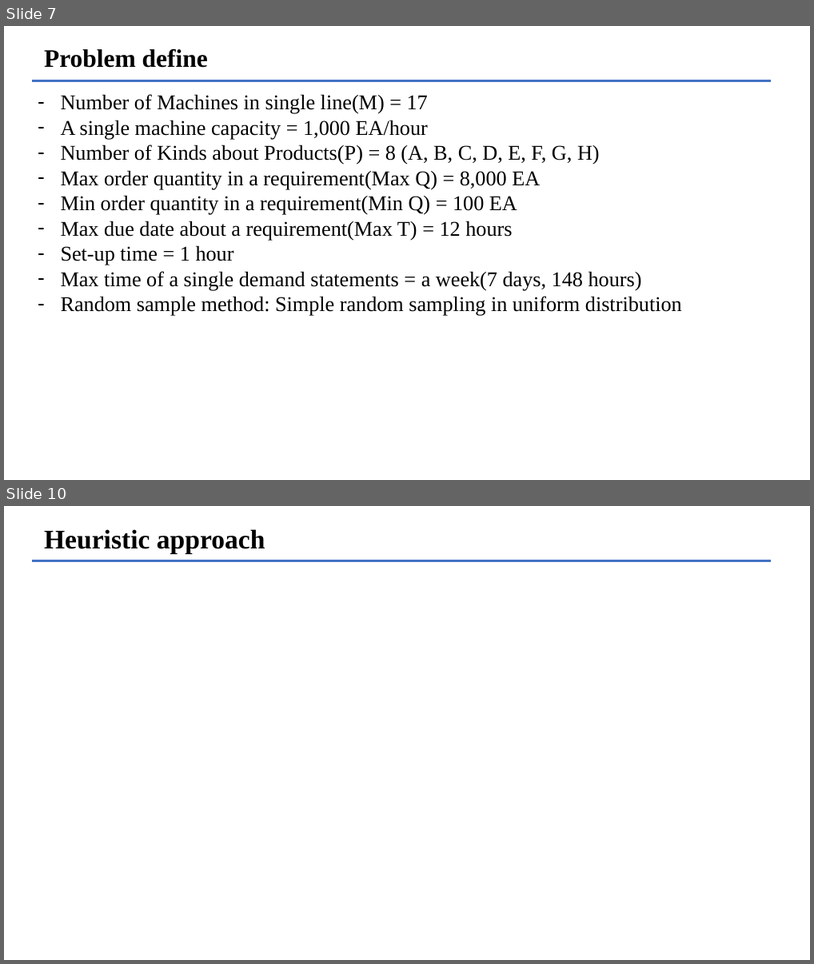
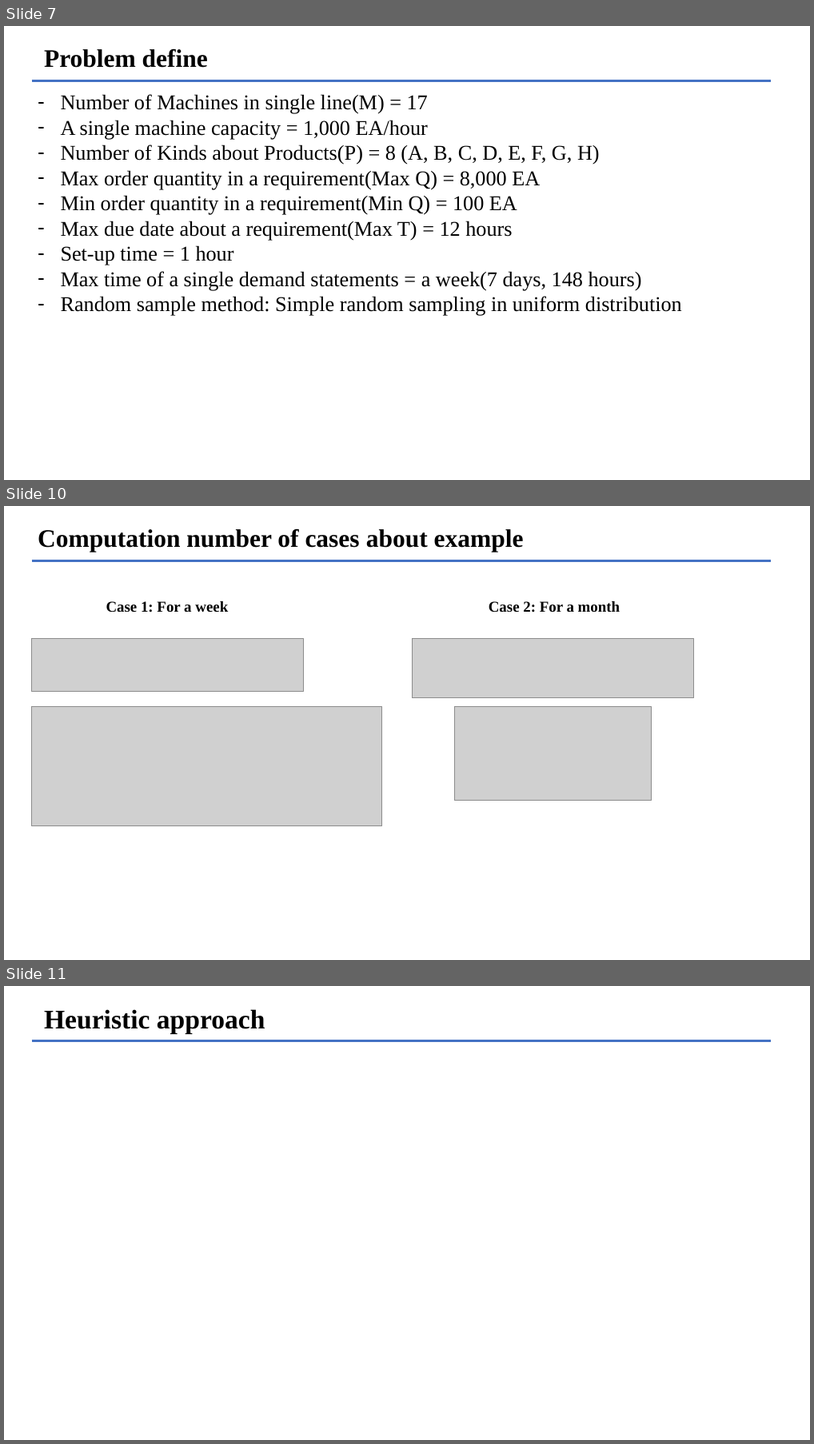
Before and after one commit to SimonWithWoogi/SchedulingProto, a slide deck: 임시제목.pptx. Shown one above the other, each under a label of ours: slides 7 and 10 before the commit, slides 7, 10 and 11 after it; the slides between them are not shown. The pictures are 814x964 and 814x1444 pixels, drawn with LibreOffice and Linux fonts; fonts in the diff are those of the drawing; grey boxes stand for pictures. Boxes give left, top, right and bottom in pixels: in the first picture for what was removed or moved away, otherwise in the second. Text is boxed around its words. In the diff, an @@ line names an element or a change of style, - is before the commit and + after.

```diff
--- a/임시제목.pptx
+++ b/임시제목.pptx
@@ slide 10 added at [4, 506, 810, 960], background #FFFFFF @@
@@ text added at [38, 529, 524, 552], 30 pt, text #000000, bold @@
+Computation number of cases about example
@@ line added from (32, 561) to (772, 561), #4472C4 2.25 pt @@
@@ text added at [106, 601, 228, 612], 18 pt, text #000000, bold @@
+Case 1: For a week
@@ text added at [489, 601, 620, 612], 18 pt, text #000000, bold @@
+Case 2: For a month
@@ picture added at [32, 639, 303, 692] @@
@@ picture added at [412, 639, 695, 698] @@
@@ picture added at [32, 707, 382, 825] @@
@@ picture added at [455, 707, 652, 800] @@
@@ what was slide 10 is now slide 11 @@
```
Also in this commit, not shown: 3 slides changed, 1 other slide added, 1 slide removed, 1 other file.
